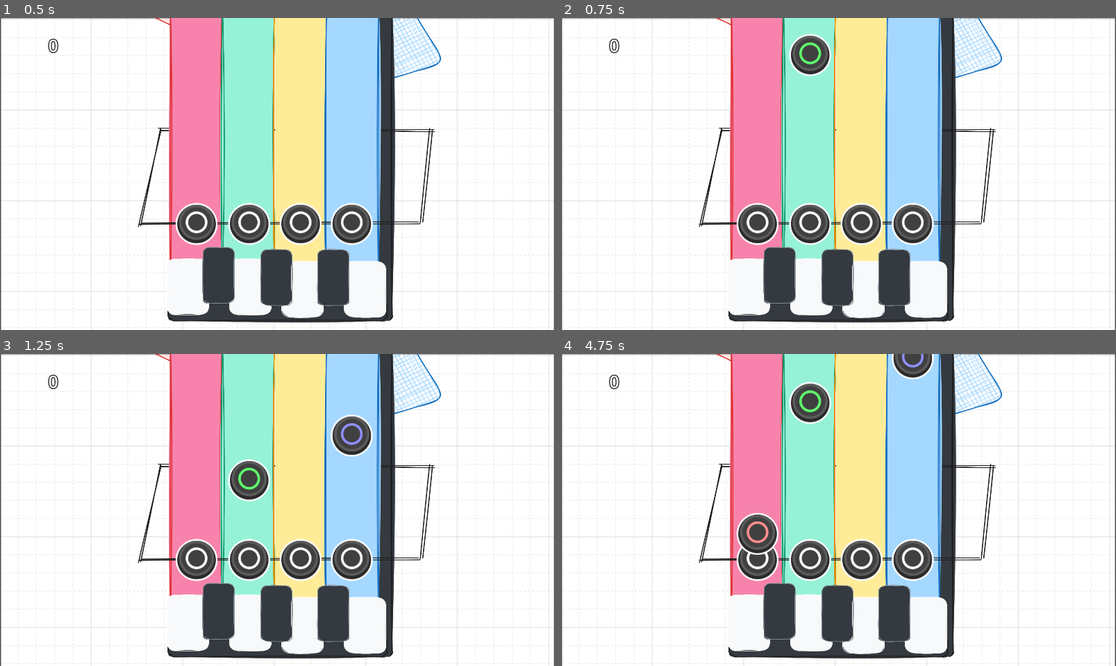
Above: before the commit, frames 1-4 (two rows, left to right).
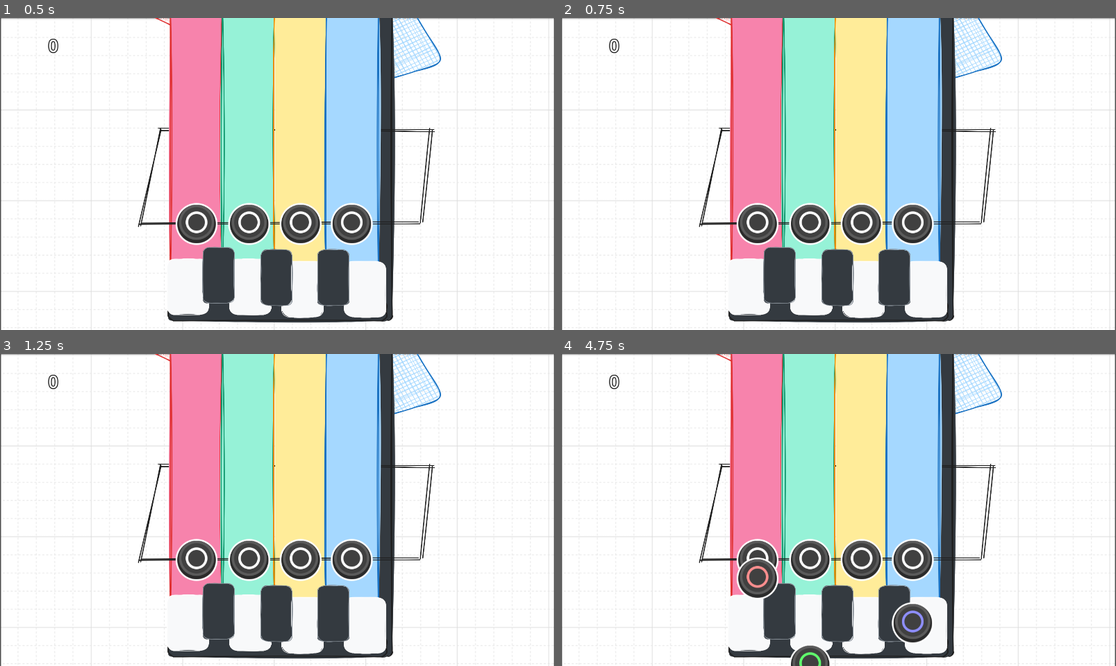
Above: after the commit, the same moments.

Repository: luiz-couto/encore
Game: Godot game, scene res://scenes/game.tscn
Two runs of this game, one before a commit and one after it. Both use one fixed random seed, a clock stepped at 60 frames per second and the inputs below.
Inputs (mouse positions are in pixels of both pictures, inside the frame that each line leads up to):
- Up to frame 1 (0.5 s): no input
- Up to frame 2 (0.75 s): tap Enter at 0.5 s; move the mouse to (960, 158) at 0.52 s; click (960, 158) at 0.67 s
- Up to frame 3 (1.25 s): no input
- Up to frame 4 (4.75 s): move the mouse to (727, 525) at 1.27 s; click (727, 525) at 1.42 s; move the mouse to (894, 441) at 2.02 s; click (894, 441) at 2.17 s; move the mouse to (810, 572) at 2.77 s; click (810, 572) at 2.92 s; move the mouse to (1005, 556) at 3.52 s; click (1005, 556) at 3.67 s; move the mouse to (672, 463) at 4.27 s; click (672, 463) at 4.42 s

Frame 1 is identical in both runs. In frame 2, 0.8% of the frame differs, in the area x 41-49%, y 5-19%; in frame 3, 1.6%; in frame 4, 3.6%, in the area x 31-68%, y 0-100%.

Commit message:
conga notes!

Diff:
--- a/encore/scripts/game.gd
+++ b/encore/scripts/game.gd
@@ -109,6 +109,8 @@
 	$MusicPlayer.set_player_controlled($MusicPlayer.Instrument.HIHAT_CLOSED, gameplayHandler.spawnNoteOnDrumHiHatClose)
 	$MusicPlayer.set_player_controlled($MusicPlayer.Instrument.HIHAT_OPEN,   gameplayHandler.spawnNoteOnDrumHiHatOpen)
 	$MusicPlayer.set_player_controlled($MusicPlayer.Instrument.CLAP,         gameplayHandler.spawnNoteOnDrumClap)
+	$MusicPlayer.set_player_controlled($MusicPlayer.Instrument.CONGA_OPEN,   gameplayHandler.spawnNoteOnCongaOpen)
+	$MusicPlayer.set_player_controlled($MusicPlayer.Instrument.CONGA_SLAP,   gameplayHandler.spawnNoteOnCongaSlap)
 
 
 func _on_option_selected(option_index: int) -> void:
--- a/encore/scripts/gameplay_handler.gd
+++ b/encore/scripts/gameplay_handler.gd
@@ -7,11 +7,13 @@
 var activeLanes: Array[bool] = [true, true, true, true]
 var lanesKeys: Array[String] = ["", "", "", ""]
 
-var spawnNoteOnRhodes: bool = true
+var spawnNoteOnRhodes: bool = false
 var spawnNoteOnDrumKick: bool = false
 var spawnNoteOnDrumHiHatOpen: bool = false
 var spawnNoteOnDrumHiHatClose: bool = false
 var spawnNoteOnDrumClap: bool = false
+var spawnNoteOnCongaOpen: bool = false
+var spawnNoteOnCongaSlap: bool = true
 
 var spawnDoubleNotesProb: float = 0.0
 var spawnTripleNotesProb: float = 0.0
--- a/encore/scripts/music_player.gd
+++ b/encore/scripts/music_player.gd
@@ -393,11 +393,15 @@
 	var shaker_func = func(_c: int, vol: float) -> void:
 		_play_drum(shaker, -20.0 + vol)
 
+	var conga_open_schedule = func(lookahead_idx: int, _s: int) -> bool:
+		return conga_open != null and congaOpenPattern.size() > 0 and congaOpenPattern[lookahead_idx]
 	var conga_open_play = func(perc_idx: int, _s: int) -> bool:
 		return conga_open != null and congaOpenPattern.size() > 0 and congaOpenPattern[perc_idx]
 	var conga_open_func = func(_c: int, vol: float) -> void:
 		_play_drum(conga_open, 0.0 + vol)
 
+	var conga_slap_schedule = func(lookahead_idx: int, _s: int) -> bool:
+		return conga_slap != null and congaSlapPattern.size() > 0 and congaSlapPattern[lookahead_idx]
 	var conga_slap_play = func(perc_idx: int, _s: int) -> bool:
 		return conga_slap != null and congaSlapPattern.size() > 0 and congaSlapPattern[perc_idx]
 	var conga_slap_func = func(_c: int, vol: float) -> void:
@@ -421,8 +425,8 @@
 		Instrument.CLAP:         { "schedule_check": clap_schedule,         "play_check": clap_play,          "play_func": clap_func,         "plays_in_breakdown": false },
 		Instrument.SNARE:        { "schedule_check": no_schedule,           "play_check": snare_play,         "play_func": snare_func,        "plays_in_breakdown": false },
 		Instrument.SHAKER:       { "schedule_check": no_schedule,           "play_check": shaker_play,        "play_func": shaker_func,       "plays_in_breakdown": false },
-		Instrument.CONGA_OPEN:   { "schedule_check": no_schedule,           "play_check": conga_open_play,    "play_func": conga_open_func,   "plays_in_breakdown": false },
-		Instrument.CONGA_SLAP:   { "schedule_check": no_schedule,           "play_check": conga_slap_play,    "play_func": conga_slap_func,   "plays_in_breakdown": false },
+		Instrument.CONGA_OPEN:   { "schedule_check": conga_open_schedule,   "play_check": conga_open_play,    "play_func": conga_open_func,   "plays_in_breakdown": false },
+		Instrument.CONGA_SLAP:   { "schedule_check": conga_slap_schedule,   "play_check": conga_slap_play,    "play_func": conga_slap_func,   "plays_in_breakdown": false },
 		Instrument.CHORD_STAB:   { "schedule_check": chord_stab_schedule,   "play_check": chord_stab_play,    "play_func": chord_stab_func,   "plays_in_breakdown": true  },
 	}
 
@@ -512,7 +516,7 @@
 	_generate_patterns()
 
 func _set_random_genre() -> void:
-	set_genre(Genre.HOUSE)
+	set_genre(Genre.AFRO_HOUSE)
 
 
 func play_chord(chord_idx: int, volume_db: float = 1.0) -> void:
